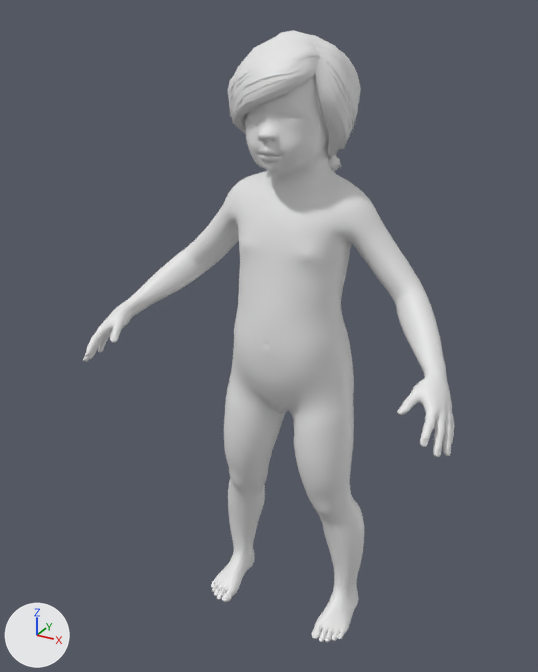
Before and after pictures for a commit that changed the glTF model layout/assets/bodies/daughter.glb.
Both versions are drawn from a 50 mm lens placed at (0.52, -1.048, 1.059), pointed at (-0.029, -0.049, 0.559). The axes (+X, +Y, +Z) are drawn at lower left. The lights are the same throughout. The older version comes first. Vertices at exactly the same position are counted once.

Objects in the first picture: 'body', 'hair_pigtails'.
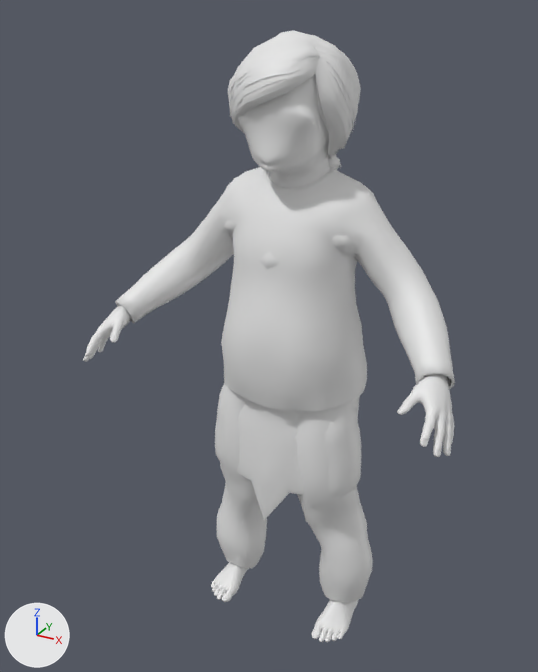
Where the change shows, as pixel boxes (x1, y1, x2, y2) in the pictures (538 x 672 px; the box of a moved part takes in the faces that stretch with it):
'garment_long', added: after (115, 167, 455, 603)
'garment_skirt', added: after (215, 383, 361, 520)
'garment_short', added (mostly hidden): after (221, 195, 359, 522)
part 1 of me_base, moved or reshaped: before (244, 79, 322, 173); after (238, 79, 322, 173)

The change, as a diff of the scene's bpy script:
```diff
--- a/layout/assets/bodies/daughter.glb.py
+++ b/layout/assets/bodies/daughter.glb.py
@@ me_base @@
 # used by ob_body; location = (0.0, 0.0, 0.0)
-me_base.from_pydata(...)  # 13190 vertices, 26376 faces; spans x -0.319..0.319, y -0.209..0.065, z 0.0..1.02
+me_base.from_pydata(...)  # 12379 vertices, 24754 faces; spans x -0.319..0.319, y -0.209..0.065, z 0.0..1.02
+# me_base part 1: 925 vertices moved from x -0.06..0.06, y -0.11..-0.063, z 0.838..0.995 to x -0.062..0.062, y -0.106..-0.063, z 0.838..0.996; 1690 vertices removed from x -0.04..0.04, y -0.119..-0.017, z 0.842..0.927; 879 vertices added at x -0.056..0.056, y -0.108..-0.083, z 0.844..0.926
@@ me_female_elegantsuit01 @@
+me_female_elegantsuit01.from_pydata(...)  # 301 vertices, 532 faces; spans x -0.139..0.139, y -0.127..0.087, z 0.241..0.532
@@ me_female_casualsuit01 @@
+me_female_casualsuit01.from_pydata(...)  # 2197 vertices, 4236 faces; spans x -0.163..0.16, y -0.12..0.063, z 0.049..0.825
@@ me_male_casualsuit02 @@
+me_male_casualsuit02.from_pydata(...)  # 2136 vertices, 4120 faces; spans x -0.299..0.299, y -0.134..0.084, z 0.04..0.834
@@ ob_garment_skirt @@
+ob_garment_skirt = bpy.data.objects.new('garment_skirt', me_female_elegantsuit01)
+ob_garment_skirt.location = (0.0, 0.0, 0.0)
@@ ob_garment_short @@
+ob_garment_short = bpy.data.objects.new('garment_short', me_female_casualsuit01)
+ob_garment_short.location = (0.0, 0.0, 0.0)
@@ ob_garment_long @@
+ob_garment_long = bpy.data.objects.new('garment_long', me_male_casualsuit02)
+ob_garment_long.location = (0.0, 0.0, 0.0)
```
